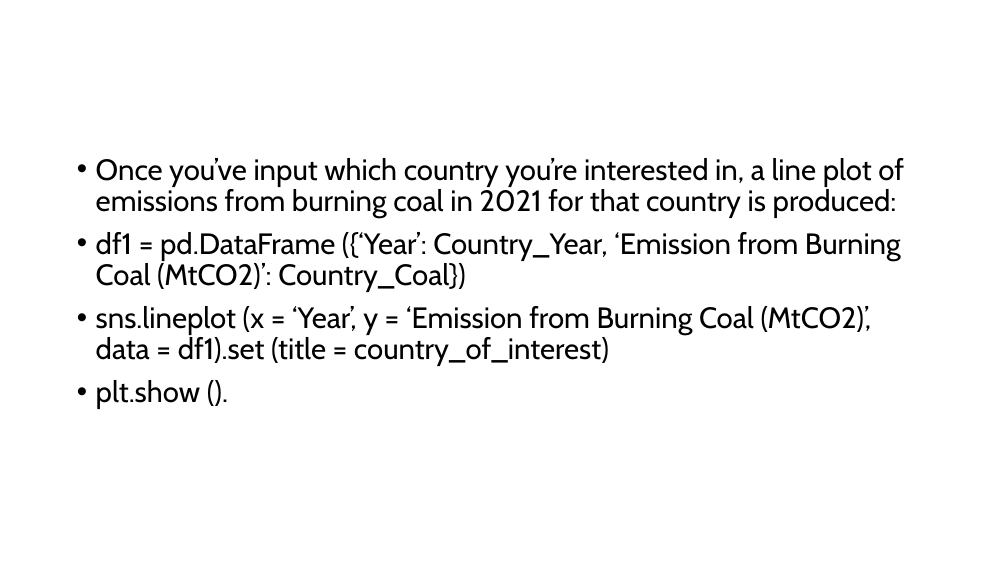
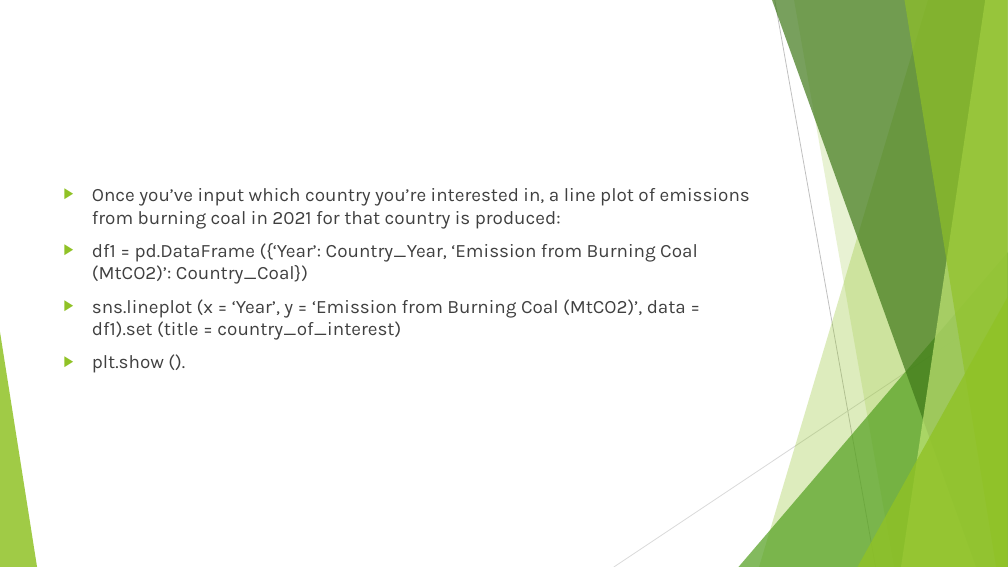
Before and after one commit to ddaniel2024/Project-3, a slide deck: slide 19 of powerpoint.pptx (slide 11 before the commit). Drawn at 1008x567 pixels with LibreOffice and Linux fonts; fonts in the diff are those of the drawing. Boxes give left, top, right and bottom in pixels: in the first picture for what was removed or moved away, otherwise in the second. Text is boxed around its words. In the diff, an @@ line names an element or a change of style, - is before the commit and + after.

```diff
--- a/powerpoint.pptx
+++ b/powerpoint.pptx
@@ text "Once you’ve input which country ...": place and size @@
-text "Once you’ve input which country ..." at bbox=[96, 158, 904, 409]
+text "Once you’ve input which country ..." at bbox=[92, 188, 750, 373]
@@ text "Once you’ve input which country ..." at bbox=[92, 188, 750, 373]: size 28 to 18 pt, font Cabin to Karla, text colour #000000 to #404040; bullet • to ▶; line spacing 0.9 to 1 @@
@@ group added at bbox=[0, 0, 1008, 567]: 5 freeform shapes, 3 triangles, 2 lines @@
```
Also in this commit, not shown: 7 other slides changed, 15 slides added, 4 slides removed.
